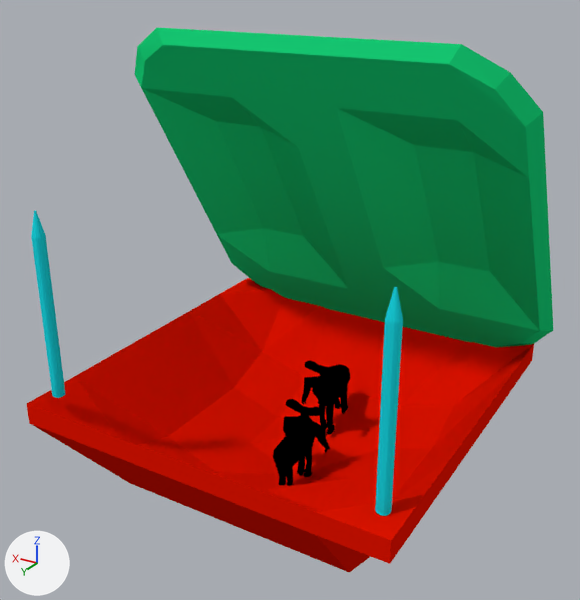
An edit to the Blender file King Of Kings Docs/NewModels/BuildingModels/Hound Pit/HoundPit.blend, drawn before and after from the same camera.
Rendered twice from a 50 mm camera at (-8.22, 23.37, 9.77) aimed at (0.28, 9.2, 2.68). Lighting does not change. The marker at lower left points along +X, +Y and +Z.

Before the edit, the objects in view are built like this:
```python
me_cube = bpy.data.meshes.new('Cube')
me_cube.from_pydata(...)  # 98 vertices, 96 faces; spans x -0.9..1.0, y 1.1..3.0, z -26.6..-11.2
me_cube.materials.append(mat_material_000)  # red #e71500
me_cube_001 = bpy.data.meshes.new('Cube.001')
me_cube_001.from_pydata(...)  # 156 vertices, 154 faces; spans x -1.06..1.06, y -1.06..1.06, z -1.0..3.96
me_cube_001.materials.append(mat_material_001)  # green #1be785
me_cube_002 = bpy.data.meshes.new('Cube.002')
me_cube_002.from_pydata(...)  # 66 vertices, 64 faces; spans x -0.8..-0.7, y 2.8..2.9, z -11.1..7.9
me_cube_002.materials.append(mat_material_002)  # cyan #1bdbe7
ob_cube = bpy.data.objects.new('Cube', me_cube)
ob_cube.location = (0.0, 0.0, 3.31)
ob_cube.scale = (4.42, 4.42, 0.222)
ob_cube_001 = bpy.data.objects.new('Cube.001', me_cube_001)
ob_cube_001.location = (0.0, 7.06, 4.39)
ob_cube_001.rotation_euler = (1.012, 0.0, 0.0)  # degrees (58, 0, 0)
ob_cube_001.scale = (4.42, 4.42, 0.222)
ob_cube_002 = bpy.data.objects.new('Cube.002', me_cube_002)
ob_cube_002.location = (-0.26, 0.0, 3.31)
ob_cube_002.scale = (4.42, 4.42, 0.222)
# also in view: 'Cube.004' at (-0.01, 9.5, -0.99); 'Cube.005' at (0.11, 7.26, -0.51); 'Cube.003' at (4.13, 12.69, 2.95)
```
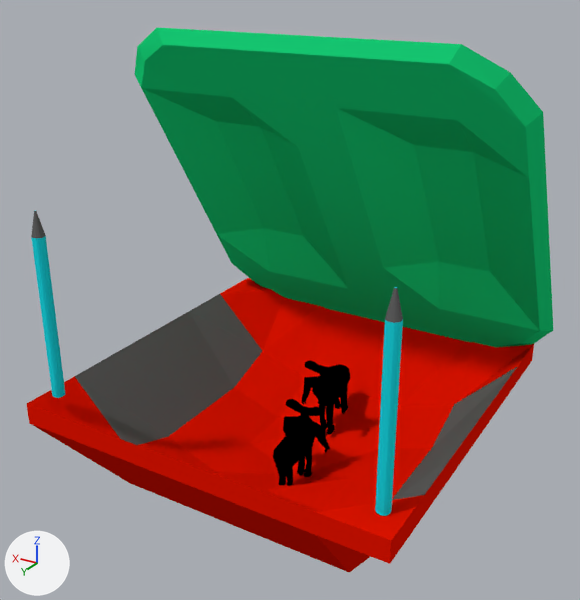
What the commit changed:
Material 'Material.007' (mat_material_007) is new.
Its base color is (0.123, 0.123, 0.123) (dark grey #626262).
me_cube_002 has 66 vertices, 64 faces and spans x -0.8..-0.7, y 2.8..2.9, z -11.1..7.9.
me_cube_002 is used by ob_cube_002; location (-0.26, 0.0, 3.31); scale (4.42, 4.42, 0.222).
me_cube_002 part 1: 14 of the faces centred in x -0.8, y 2.9, z 6.7 switch from mat_material_002 (cyan #1bdbe7) to mat_material_007 (dark grey #626262).
me_cube has 98 vertices, 96 faces and spans x -0.9..1.0, y 1.1..3.0, z -26.6..-11.2.
me_cube is used by ob_cube; location (0.0, 0.0, 3.31); scale (4.42, 4.42, 0.222).
me_cube part 2: all 8 faces centred in x -0.8..0.8, y 1.6..2.5, z -15.6..-15.0 switch from mat_material_000 (red #e71500) to mat_material_007 (dark grey #626262).

What differs and where, as boxes (x1, y1, x2, y2) in the pictures (580 x 600 px):
part 1 of me_cube_002, recoloured (cyan to grey)
    both: (385, 288, 403, 323)
part 2 of me_cube, recoloured (red to grey)
    both: (75, 294, 518, 500)
